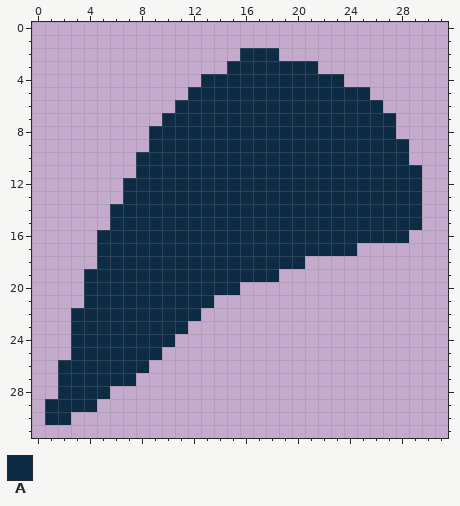
One commit to this pixel-art sprite: assets/textures/ingredients/claw.png. The picture above is the old version.
The file is 32x32 pixels.
Palette (. is transparent): A #0d2b45
Now the later version:
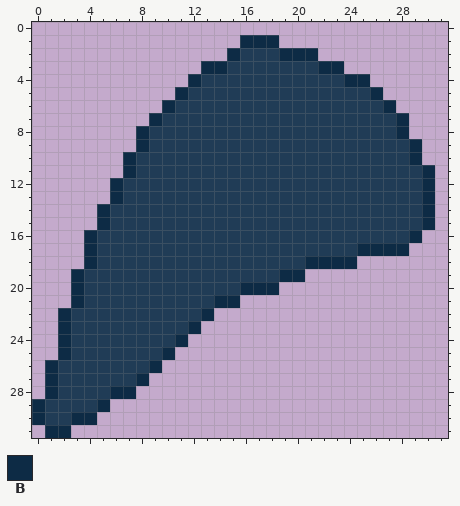
Colours new in this view: B #0d2b45
The edit:
Colour A changes from #0d2b45 to #203c56.
Colour B is added in row 1 at x 16 to 18; in row 2 at x 15 and 19 to 21; in row 3 at x 13 to 14 and 22 to 23; in row 4 at x 12 and 24 to 25; in row 5 at x 11 and 26; in row 6 at x 10 and 27.
Colour B is added in row 7 at x 9 and 28; in row 8 at x 8 and 28; in row 9 at x 8 and 29; in row 10 at x 7 and 29; in row 11 at x 7 and 30; in rows 12 to 13 at x 6 and 30.
Colour B is added in rows 14 to 15 at x 5 and 30; in row 16 at x 4 and 29; in row 17 at x 4 and 25 to 28; in row 18 at x 4 and 21 to 24; in row 19 at x 3 and 19 to 20; in row 20 at x 3 and 16 to 18.
Colour B is added in row 21 at x 3 and 14 to 15; in row 22 at x 2 and 13; in row 23 at x 2 and 12; in row 24 at x 2 and 11; in row 25 at x 2 and 10; in row 26 at x 1 and 9.
Colour B is added in row 27 at x 1 and 8; in row 28 at x 1 and 6 to 7; in row 29 at x 0 and 5; in row 30 at x 0 and 3 to 4; in row 31 at x 1 to 2.
Pixel boxes of the changes (left, top, right, bottom) in both pictures:
changed: (32, 35, 435, 438)
